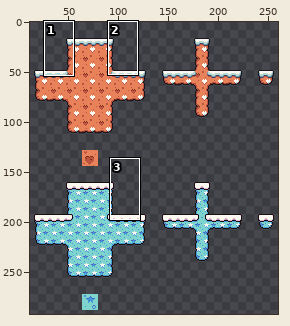
File history of a sprite sheet, assets/graphics/tilesets/winter/winter_terrain.png. Above, an overview of the earlier version with the close-up marked.
Close-up. Before:
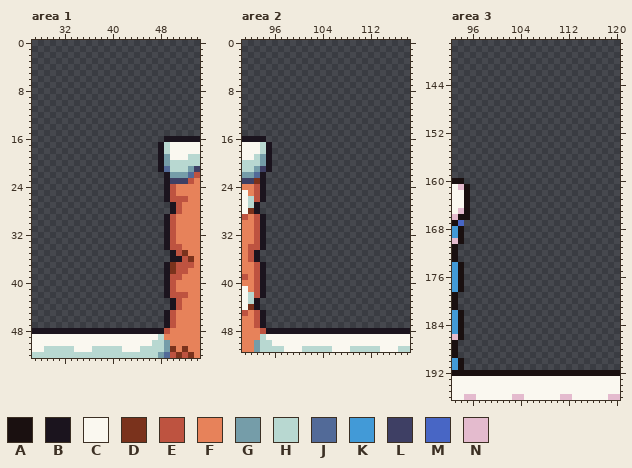
The file is 272x320 pixels. Colours within 5 levels of each other are drawn and written as one. Shown: area 1: x 27..54, y 0..52; area 2: x 91..118, y 0..51; area 3: x 93..120, y 137..196. The wide view leaves out empty margins. The commit also changed other parts of the picture, which this record leaves out.
Palette (. is transparent): A #1a1010  B #1b141e  C #faf8f0  D #7a321c  E #be5340  F #e7825a  G #759da9  H #b8d8d1  J #526a98  K #429ad7  L #3e3f64  M #4866c5  N #e4bbce
Pixels before, area 1, first column x 27:
16 ......................BBBBBB
17 .....................BHCCCCC
18 .....................BHCCCCC
19 .....................BGCCCHH
20 .....................BGHHHHH
21 .....................BJHHHGL
22 ......................BGGGJE
23 ......................BLLLEF
24 ......................BEFFFF
25 ......................BEFFFF
26 ......................BEEEFF
27 .......................BEFFF
28 .......................BEFFF
29 ......................BEFFFF
30 ......................BEFFFF
31 ......................BEFFFF
32 ......................BEFFFF
33 ......................BEFFFF
34 ......................BEEFFF
35 .......................BEDFF
36 .......................BBEDF
37 ......................BDEEEF
38 ......................BDEEFF
39 ......................BEEFFF
40 ......................BEFFFF
41 ......................BEFFFF
42 ......................BEEEFF
43 .......................BEFFF
44 .......................BEFFF
45 ......................BEFFFF
46 ......................BEFFFF
47 ......................BEFFFF
48 BBBBBBBBBBBBBBBBBBBBBBEFFFFF
49 CCCCCCCCCCCCCCCCCCCCCHFFFFFF
50 CCCCCCCCCCCCCCCCCCCCHHGFFFFF
51 CCHHHHHCCCHHHHHCCCHHHHGDFDFF
52 HHHHHHHHHHHHHHHHHHHHHGJEDEDF
Pixels before, area 2, first column x 91:
16 BBBB........................
17 CCCHB.......................
18 CCCHB.......................
19 CCHGB.......................
20 HHHGB.......................
21 HHGLB.......................
22 GGJB........................
23 LLDB........................
24 FFEB........................
25 CFEB........................
26 CHEB........................
27 CHB.........................
28 CDB.........................
29 EFEB........................
30 FFEB........................
31 FFEB........................
32 FFEB........................
33 FFEB........................
34 FEEB........................
35 FEB.........................
36 FEB.........................
37 FFEB........................
38 FFEB........................
39 EFEB........................
40 FFEB........................
41 CFEB........................
42 CHEB........................
43 CHB.........................
44 CDB.........................
45 EFEB........................
46 FFEB........................
47 FFEB........................
48 FFFEBBBBBBBBBBBBBBBBBBBBBBBB
49 FFFHCCCCCCCCCCCCCCCCCCCCCCCC
50 FFGHHCCCCCCCCCCCCCCCCCCCCCCC
51 FFGHHHHCCCHHHHHCCCHHHHHCCCHH
Pixels before, area 3, first column x 93:
160 AA..........................
161 CNA.........................
162 CCA.........................
163 CCA.........................
164 CCA.........................
165 CNA.........................
166 NAA.........................
167 AM..........................
168 KA..........................
169 KA..........................
170 NA..........................
171 A...........................
172 A...........................
173 A...........................
174 KA..........................
175 KA..........................
176 KA..........................
177 KA..........................
178 KA..........................
179 A...........................
180 A...........................
181 A...........................
182 KA..........................
183 KA..........................
184 KA..........................
185 KA..........................
186 NA..........................
187 A...........................
188 A...........................
189 A...........................
190 KA..........................
191 KA..........................
192 AAAAAAAAAAAAAAAAAAAAAAAAAAAA
193 CCCCCCCCCCCCCCCCCCCCCCCCCCCC
194 CCCCCCCCCCCCCCCCCCCCCCCCCCCC
195 CCCCCCCCCCCCCCCCCCCCCCCCCCCC
196 CCNNCCCCCCNNCCCCCCNNCCCCCCNN
And afterwards:
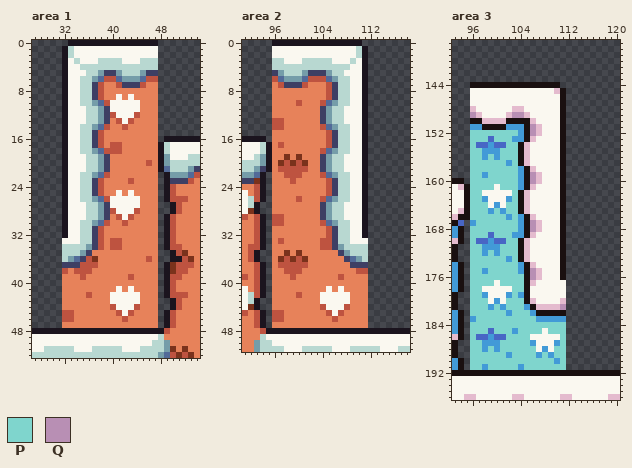
Colours new in this view: P #7fd5cd  Q #b88fb4
The exact change:
Changed rows in their new state; - is an unchanged pixel.
Area 1:
first column x 32:
 0 -BBBBBBBBBBBBBBB
 1 BHCCCCCCCCCCCCCC
 2 BHCCCCCCCCCCCCCC
 3 BCHCCCHHHHCCCHHH
 4 BCCHHHHHHHHHHHHH
 5 BCCCHHGLLGHHHGLL
 6 BCCHHGJEEJGGGJEE
 7 BCCHHLEFFELLLEFF
 8 BCCHHLEFFFFFFFFF
 9 BCCHHLEFFCFCFFFF
10 BCCHHGJECCCCCFFF
11 BCCCHHGLCCCCCFFF
12 BCCCHHGLECCCEFFF
13 BCCCHHGLFECEFFFF
14 BCCHHGJEFFEFFFFF
15 BCCHHLEFFFFFFFFF
16 BCCHHLEFFFFFFFFF
17 BCCHHLEFEEFFFFFF
18 BCCHHGJEEEFFFFFF
19 BCCCHHGLFFFFFFFF
20 BCCCHHGLFFFFFFEF
21 BCCCHHGLFFFFFFFF
22 BCCHHGJEFFFFFFFF
23 BCCHHLEFFFFEFFFF
24 BCCHHLEFFFFFFFFF
25 BCCHHLEFFCFCFFFF
26 BCCHHGJECCCCCFFF
27 BCCCHHGLCCCCCFFF
28 BCCCHHGLECCCEFFF
29 BCCCHHGLFECEFFFF
30 BCCHHGJEFFEFFFFF
31 BCCHHLEFFFFFFFFF
32 BCCHHLEFFFFFFFFF
33 CCCHHLEFEEFFFFFF
34 HHHHGLEFEEFFFFFF
35 HHHGLFFFFFFFFFFF
36 HGJLEDFFFFFFFFEF
37 LLLEEEFFFFFFFFFF
38 EFEEEFFFFFFFFFFF
39 FFFEFFFFFFFEFFFF
40 FFFFFFFFFFFFFFFF
41 FFFFFFFFFCFCFFFF
42 FFFFEFFFCCCCCFFF
43 FFFFFFFFCCCCCFFF
44 FFFFFFFFECCCEFFF
45 EEFFFFFFFECEFFFF
46 EEFFFFFFFFEFFFFF
47 FFFFFFFFFFFFFFFF
Area 2:
first column x 96:
 0 BBBBBBBBBBBBBBB-
 1 CCCCCCCCCCCCCCHB
 2 CCCCCCCCCCCCCCHB
 3 HHCCCHHHHHCCCHCB
 4 HHHHHHHHHHHHHCCB
 5 LGHHHGLLLGHHCCCB
 6 EJGGGJEEEJGHHCCB
 7 FELLLEFFFELHHCCB
 8 FFFFFFFFFELHHCCB
 9 FFFFFFFFFELHHCCB
10 FFFFEFFFEJGHHCCB
11 FFFFFFFFLGHHCCCB
12 FFFFFFFFLGHHCCCB
13 EEFFFFFFLGHHCCCB
14 EEFFFFFFEJGHHCCB
15 FFFFFFFFFELHHCCB
16 FFFFFFFFFELHHCCB
17 FEFFFFFFFELHHCCB
18 FFFFFFFFEJGHHCCB
19 FFDFDFFFLGHHCCCB
20 FDEDEDFFLGHHCCCB
21 FEEEEEFFLGHHCCCB
22 FFEEEFFFEJGHHCCB
23 FFFEFFFFFELHHCCB
24 FFFFFFFFFELHHCCB
25 FFFFFFFFFELHHCCB
26 FFFFEFFFEJGHHCCB
27 FFFFFFFFLGHHCCCB
28 FFFFFFFFLGHHCCCB
29 EEFFFFFFLGHHCCCB
30 EEFFFFFFEJGHHCCB
31 FFFFFFFFFELHHCCB
32 FFFFFFFFFELHHCCB
33 FEFFFFFFEELHHCCC
34 FFFFFFFFEELGHHHH
35 FFDFDFFFFFFLGHHH
36 FDEDEDFFFFFFLJGH
37 FEEEEEFFFFFFFLLL
38 FFEEEFFFFFFFFFEE
39 FFFEFFFFFFFEFFFF
40 FFFFFFFFFFFFFFFF
41 FFFFFFFFFCFCFFFF
42 FFFFEFFFCCCCCFFF
43 FFFFFFFFCCCCCFFF
44 FFFFFFFFECCCEFFF
45 EEFFFFFFFECEFFFF
46 EEFFFFFFFFEFFFFF
47 FFFFFFFFFFFFFFFF
Area 3:
first column x 96:
144 AAAAAAAAAAAAAAA-
145 CCCCCCCCCCCCCCNA
146 CCCCCCCCCCCCCCCA
147 CCCCCCCCCCCCCCCA
148 NCCCCCCNNCCCCCCA
149 QNCCCCNQQNCCCCCA
150 AANNNNAAAANCCCCA
151 KKAAAAKKKAQNCCCA
152 PPPPPPPPKAQNCCCA
153 PPPMPPPKKANCCCCA
154 PMMKMMPPANCCCCCA
155 PPKKKPPPANCCCCCA
156 PPKPKPPPANCCCCCA
157 PPPPPPKPANCCCCCA
158 PPPPPPPPKANCCCCA
159 PPKPPPPPKAQNCCCA
160 PPPPPPPPKAQNCCCA
161 PPPPCPPPKANCCCCA
162 PPCCCCCPANCCCCCA
163 PPKCCCKPANCCCCCA
164 PPPCKCPPANCCCCCA
165 PPPKPKPPANCCCCCA
166 PPPPPPKPKANCCCCA
167 KPPPPPPPKAQNCCCA
168 PPPPPPPPKAQNCCCA
169 PPPMPPPKKANCCCCA
170 PMMKMMPPANCCCCCA
171 PPKKKPPPANCCCCCA
172 PPKPKPPPANCCCCCA
173 PPPPPPKPANCCCCCA
174 PPPPPPPPKANCCCCA
175 PPKPPPPPKAQNCCCA
176 PPPPPPPPPAQNCCCA
177 PPPPCPPPPANCCCCC
178 PPCCCCCPPACCCCCC
179 PPKCCCKPKACCCCCC
180 PPPCKCPPPANCCCCN
181 PPPKPKPPPKANNNNQ
182 PPPPPPKPPPKAAAAA
183 KPPPPPPPPPPKKKKK
184 PPPPPPPPPPPPPPPP
185 PPPMPPPKPPPPCPPP
186 PMMKMMPPPPCCCCCP
187 PPKKKPPPPPKCCCKP
188 PPKPKPPPPPPCKCPP
189 PPPPPPKPPPPKPKPP
190 PPPPPPPPPPPPPPKP
191 PPKPPPPPKPPPPPPP
Pixel boxes of the changes (left, top, right, bottom) in both close-ups:
added: (62, 40, 158, 328)
added: (272, 40, 368, 328)
added: (470, 82, 566, 370)
